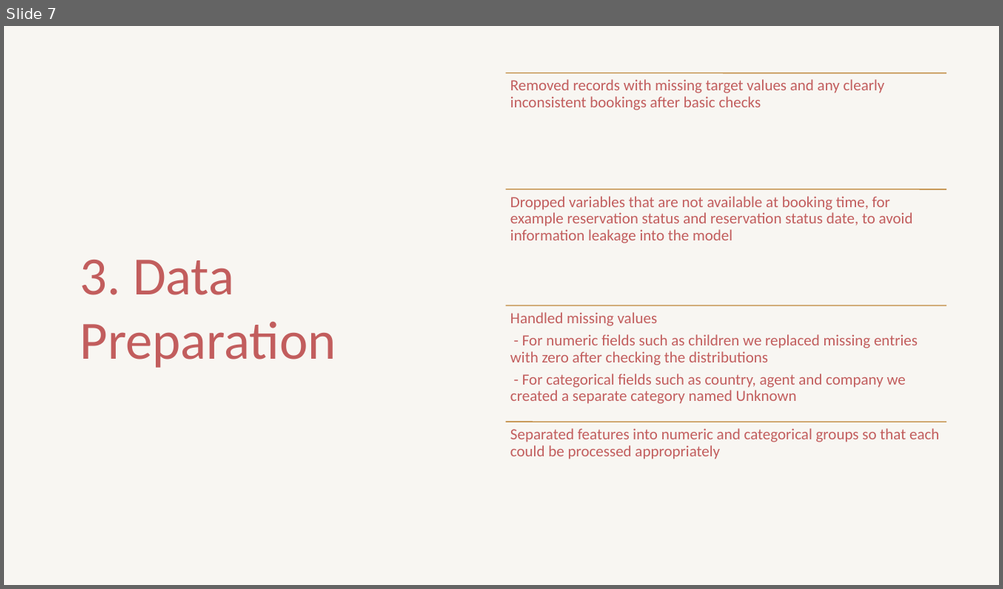
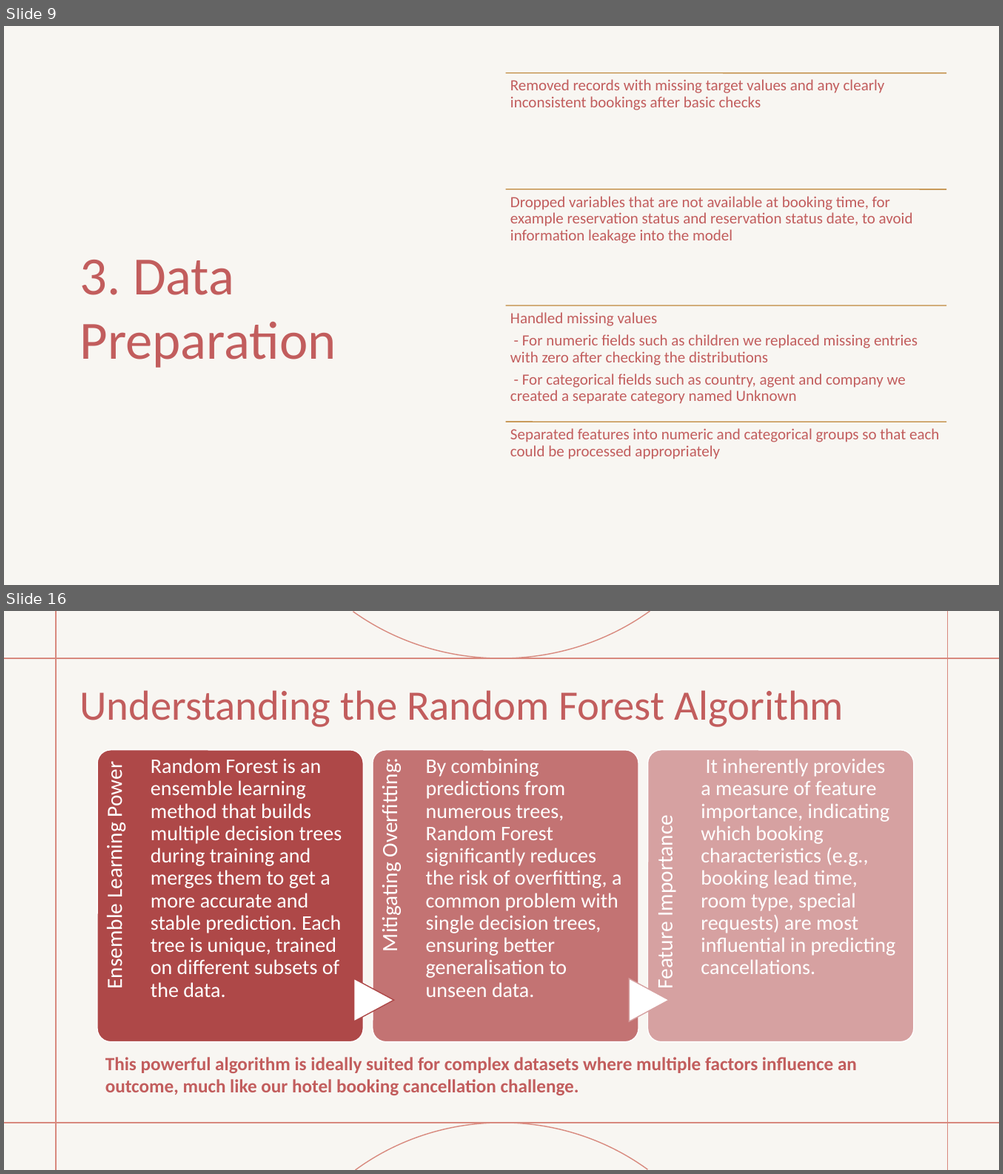
Before and after one commit to akvanaparthy/DAML-Project-Group-3, a slide deck: DAML Group 3 Final.pptx. Shown one above the other, each under a label of ours: slide 7 before the commit, slides 9 and 16 after it; the slides between them are not shown. The pictures are 1003x589 and 1003x1174 pixels, drawn with LibreOffice and Linux fonts; fonts in the diff are those of the drawing. Boxes give left, top, right and bottom in pixels: in the first picture for what was removed or moved away, otherwise in the second. Text is boxed around its words. In the diff, an @@ line names an element or a change of style, - is before the commit and + after.

```diff
--- a/DAML Group 3 Final.pptx
+++ b/DAML Group 3 Final.pptx
@@ slide 16 added at (4,611,999,1170), background #FFFFFF; not listed: 6 template elements that a slide beside it also shows @@
@@ rectangle added at (4,611,999,1170), fill #F8F6F2 @@
@@ title added at (79,690,843,727), 40.5 pt, text #C25D5D @@
+Understanding the Random Forest Algorithm
@@ group added at (97,750,913,1042): 6 texts, 3 rounded rectangles, 2 flow chart extracts @@
+Ensemble Learning Power
+Random Forest is an ensemble learning method that builds multiple decision trees during training and merges them to get a more accurate and stable prediction. Each tree is unique, trained on different subsets of the data.
+Mitigating Overfitting:
+By combining predictions from numerous trees, Random Forest significantly reduces the risk of overfitting, a common problem with single decision trees, ensuring better generalisation to unseen data.
+Feature Importance
+It inherently provides a measure of feature importance, indicating which booking characteristics (e.g., booking lead time, room type, special requests) are most influential in predicting cancellations.
@@ text added at (105,1057,856,1096), 18 pt, text #C25D5D, bold @@
+This powerful algorithm is ideally suited for complex datasets where multiple factors influence an outcome, much like our hotel booking cancellation challenge.
@@ what was slide 7 is now slide 9 @@
```
Also in this commit, not shown: 9 slides changed, 11 other slides added, 2 slides removed, 4 other files.
